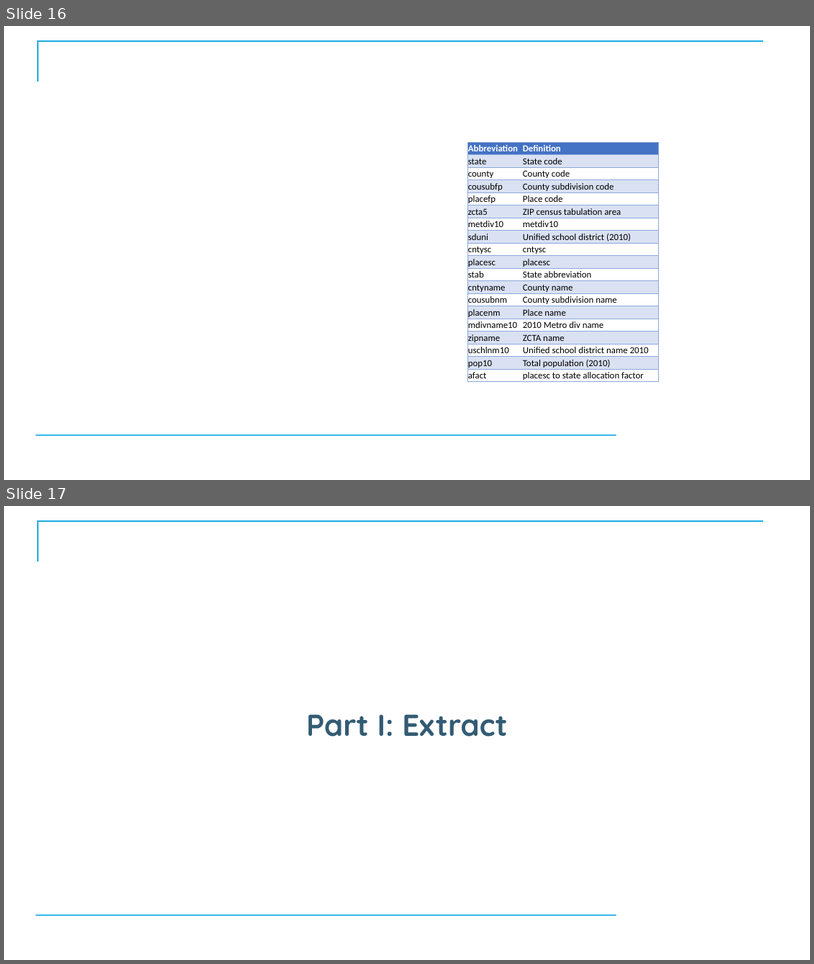
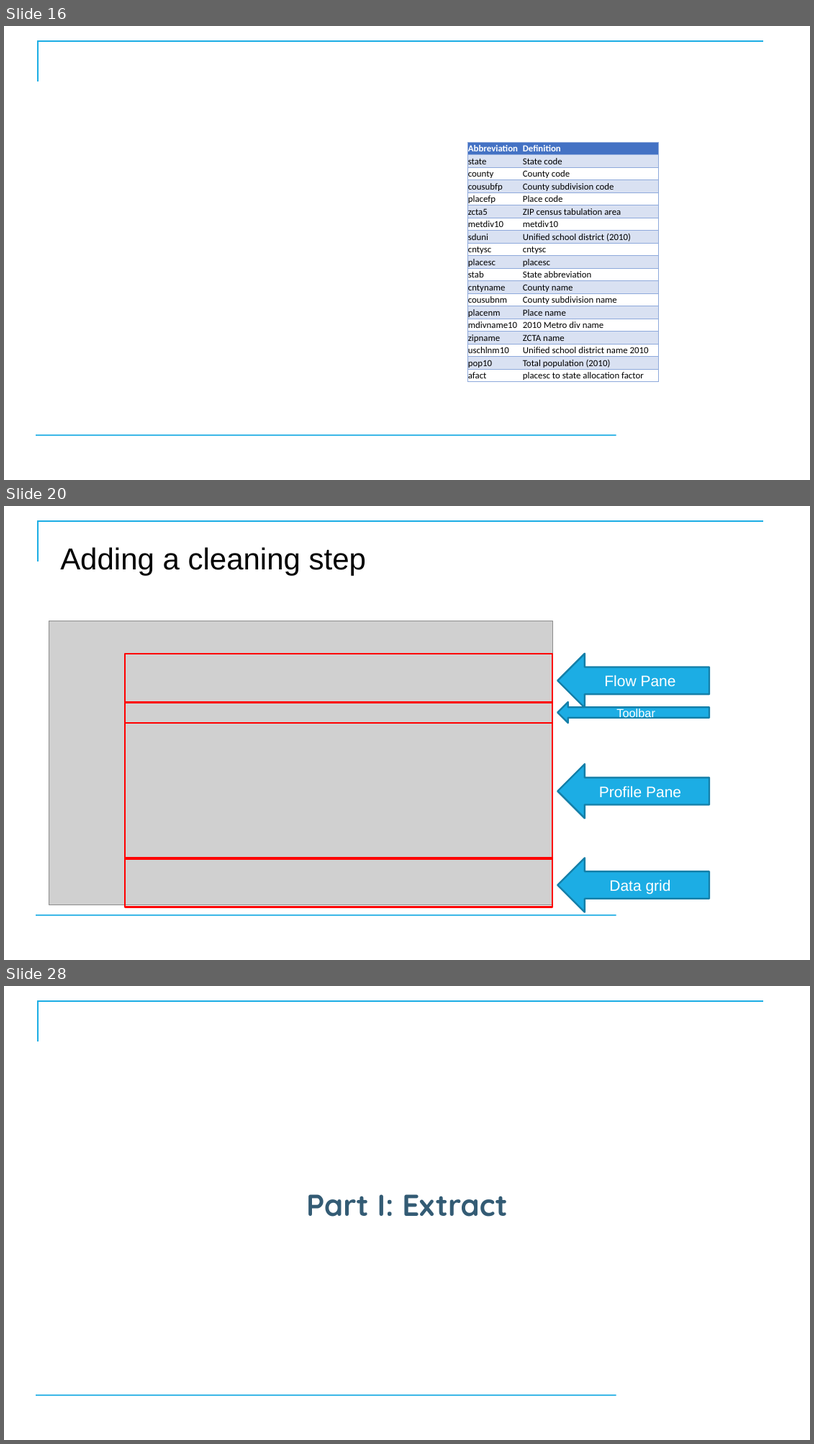
Before and after one commit to CostelloTechnicalConsulting/XTBP10---Tableau-Prep-Introduction, a slide deck: ppt/TableauPrepBuilderIntroV1_1.pptx. Shown one above the other, each under a label of ours: slides 16 and 17 before the commit, slides 16, 20 and 28 after it; the slides between them are not shown. The pictures are 814x964 and 814x1444 pixels, drawn with LibreOffice and Linux fonts; fonts in the diff are those of the drawing; grey boxes stand for pictures; background and template pictures are left out. Boxes give left, top, right and bottom in pixels: in the first picture for what was removed or moved away, otherwise in the second. Text is boxed around its words. In the diff, an @@ line names an element or a change of style, - is before the commit and + after.

```diff
--- a/ppt/TableauPrepBuilderIntroV1_1.pptx
+++ b/ppt/TableauPrepBuilderIntroV1_1.pptx
@@ slide 20 added at box(4, 506, 810, 960), background #FFFFFF; not listed: 2 template elements that a slide beside it also shows @@
@@ title added at box(60, 547, 366, 575), 36 pt, text #000000 @@
+Adding a cleaning step
@@ picture added at box(49, 621, 553, 905) @@
@@ rectangle added at box(125, 654, 553, 703), outline #FF0000 2 pt @@
@@ left arrow added at box(558, 654, 710, 708), fill #1CADE4, outline #1580A9 2 pt, 18 pt, text #FFFFFF @@
+Flow Pane
@@ rectangle added at box(125, 702, 553, 723), outline #FF0000 2 pt @@
@@ left arrow added at box(558, 702, 710, 723), fill #1CADE4, outline #1580A9 2 pt, 14 pt, text #FFFFFF @@
+Toolbar
@@ rectangle added at box(125, 723, 553, 860), outline #FF0000 2 pt @@
@@ left arrow added at box(558, 764, 710, 818), fill #1CADE4, outline #1580A9 2 pt, 18 pt, text #FFFFFF @@
+Profile Pane
@@ rectangle added at box(125, 857, 553, 906), outline #FF0000 2 pt @@
@@ left arrow added at box(558, 857, 710, 912), fill #1CADE4, outline #1580A9 2 pt, 18 pt, text #FFFFFF @@
+Data grid
@@ what was slide 17 is now slide 28 @@
```
Also in this commit, not shown: 1 slide changed, 10 other slides added, 12 other files.
